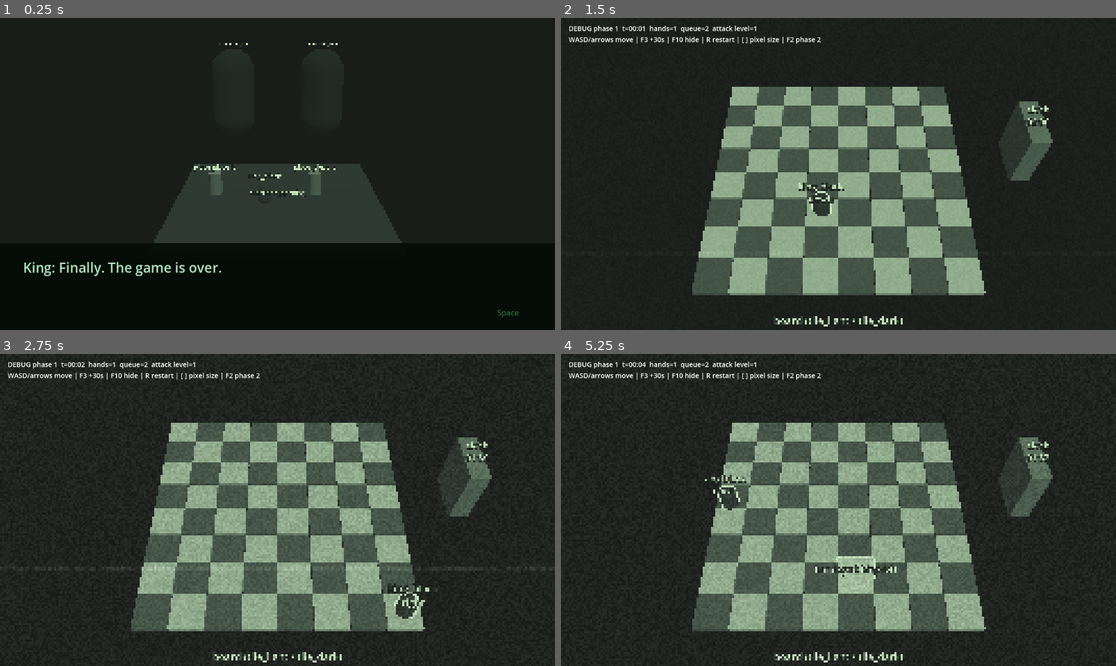
Above: before the commit, frames 1-4 (two rows, left to right).
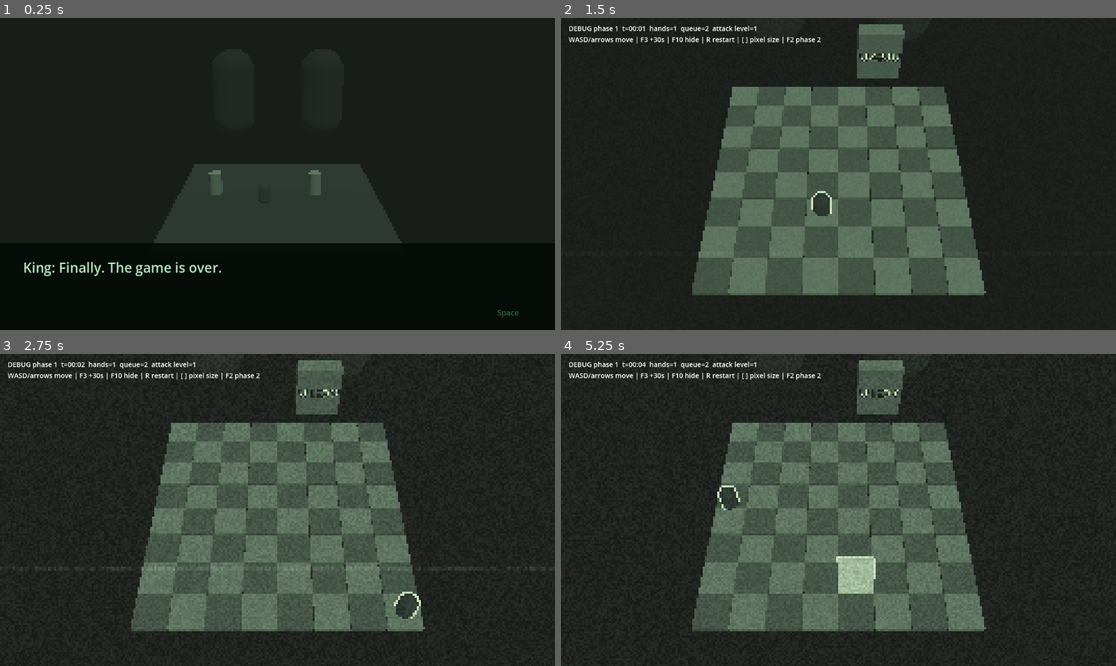
Above: after the commit, the same moments.

Repository: gitSQUASHed/chess--cosmic-horror
Game: Godot game, scene res://src/main.tscn
Same seed, same stepped clock (60 frames per second), same inputs: the game is played once before the commit and once after it.
Inputs:
- Up to frame 1 (0.25 s): no input
- Up to frame 2 (1.5 s): tap Enter at 0.5 s; hold D (move_right) 0.53-1.28 s; hold Space (confirm) 0.53-1.28 s; hold S (move_down) from 1.28 s (still down); tap R at 1.35 s
- Up to frame 3 (2.75 s): release S (move_down) at 2.03 s; hold D (move_right) from 2.03 s (still down); tap Enter at 2.1 s
- Up to frame 4 (5.25 s): release D (move_right) at 2.78 s; hold W (move_up) 2.78-3.53 s; tap one key every 0.75 s from 2.85 s: 1 2 3 4; hold A (move_left) 3.53-5.03 s; hold S (move_down) from 5.03 s (still down)

The runs differ from the first frame. In frame 1, 0.3% of the frame differs, in the area x 34-61%, y 8-58%; in frame 2, 17%, in the area x 24-89%, y 2-99%; in frame 3, 17%; in frame 4, 17%.

Commit message:
[STYLE] adjust some more

Diff:
--- a/src/core/constants.gd
+++ b/src/core/constants.gd
@@ -5,8 +5,8 @@
 const BOARD_TILES := 8
 const PHASE_ONE_SECONDS := 120.0
 const PHASE_TWO_ENDURANCE_SECONDS := 600.0
-## The planned long-run target is about 500 tiles; kept short so a full run is testable.
-const PHASE_TWO_ESCAPE_TILES := 60
+## Tiles from the start to the escape edge (the planned long-run target).
+const PHASE_TWO_ESCAPE_TILES := 500
 ## Seconds between a hand appearing (or its shadow / marked tile) and its attack. Never shorter,
 ## and it does not shrink over time; attacks get faster through Hands.speed_scale instead.
 const MIN_TELEGRAPH := 1.0
@@ -30,8 +30,8 @@
 ## Phase 2 vertical field of view. Narrow, so the view is close to isometric with only mild
 ## perspective.
 const PHASE2_FOV_DEG := 25.0
-## Phase 2 camera distance. With the fov above, about 12 tiles of ground fill the screen height
-## after the calm fisheye magnification.
-const PHASE2_DISTANCE := 31.0 * PHASE2_TILE_SIZE
+## Phase 2 camera distance. Pulled back so the island still fits under the strong calm fisheye,
+## which magnifies the centre and squeezes the edges.
+const PHASE2_DISTANCE := 36.0 * PHASE2_TILE_SIZE
 ## Pillars farther than this from the king sink into the void; closer ones rise out of it.
 const PILLAR_REVEAL_RADIUS := 8
--- a/src/core/palette.gd
+++ b/src/core/palette.gd
@@ -6,7 +6,8 @@
 const HAND := Color("d93a3a")
 const KING_WHITE_SIDE := Color("7be08a")
 const KING_BLACK_SIDE := Color("1f7a36")
-const TILE_LIGHT := Color("e8e8e8")
+## Light squares are kept below white so hands and outlines stay the brightest things on the board.
+const TILE_LIGHT := Color("bdbdbd")
 const TILE_DARK := Color("8c8c8c")
 const PILLAR := Color("c4c4c4")
 const WALL := Color("a8a8ff")
--- a/src/fx/screen_effects.gd
+++ b/src/fx/screen_effects.gd
@@ -65,7 +65,9 @@
 			target_vignette = 0.1 + 0.4 * _threat
 			target_grain = 0.16 + 0.3 * _threat
 			target_static = 0.05 + 0.4 * _threat
-			target_fisheye = 0.12 + 0.2 * _threat
+			# Strong barrel: tiles at the centre look about twice as big as those at the edge of
+			# the revealed island.
+			target_fisheye = 0.75 + 0.2 * _threat
 			target_bloom = BLOOM_MAX * _threat * _threat
 			target_boost = Presets.THREAT_BOOST * _threat
 			if _threat > 0.35:
--- a/src/models/placeholders.gd
+++ b/src/models/placeholders.gd
@@ -1,7 +1,6 @@
 class_name Placeholders
 extends RefCounted
-## Single factory for every model. Today it builds coloured primitives with a floating name
-## label. Real models replace them here (see try_real_model) without touching gameplay code.
+## Single factory for every model. Today it builds coloured primitives (no name labels). Real models replace them here (see try_real_model) without touching gameplay code.
 ## Hands are red, the king is green, tiles and pillars are white/gray.
 
 const MODEL_DIR := "res://src/assets/models/"
@@ -11,7 +10,7 @@
 
 
 ## Builds a placeholder (or the real model, if present) for `placeholder_name`.
-static func make(placeholder_name: String, shape: String, size: Vector3, colour: Color, with_label: bool = true) -> Node3D:
+static func make(placeholder_name: String, shape: String, size: Vector3, colour: Color) -> Node3D:
 	var real := try_real_model(placeholder_name)
 	if real != null:
 		return real
@@ -41,18 +40,6 @@
 	body.material_override = material
 	body.position.y = size.y * 0.5
 	root.add_child(body)
-	if not with_label:
-		return root
-	var label := Label3D.new()
-	label.name = "Label"
-	label.text = placeholder_name
-	label.font_size = 32
-	label.pixel_size = 0.008
-	label.billboard = BaseMaterial3D.BILLBOARD_ENABLED
-	label.no_depth_test = true
-	label.outline_size = 8
-	label.position.y = size.y + 0.25
-	root.add_child(label)
 	return root
 
 
@@ -67,14 +54,6 @@
 				if instance != null:
 					return instance
 	return null
-
-
-static func set_subtitle(model: Node3D, subtitle: String) -> void:
-	var label := model.get_node_or_null("Label") as Label3D
-	if label != null:
-		var base := String(model.get_meta("base_name", label.text.get_slice("\n", 0)))
-		model.set_meta("base_name", base)
-		label.text = base if subtitle == "" else base + "\n" + subtitle
 
 
 static func set_brightness(model: Node3D, brightness: float) -> void:
@@ -219,13 +198,13 @@
 
 
 static func tile(is_light: bool) -> Node3D:
-	return make("tile_light" if is_light else "tile_dark", "box", Vector3(0.98, 0.2, 0.98), Palette.TILE_LIGHT if is_light else Palette.TILE_DARK, false)
+	return make("tile_light" if is_light else "tile_dark", "box", Vector3(0.98, 0.2, 0.98), Palette.TILE_LIGHT if is_light else Palette.TILE_DARK)
 
 
 ## A cube-like pillar: `width` is the tile size in metres (a small gap leaves visible seams),
 ## `height` its full height so its top lines up with the collision box.
 static func pillar(width: float = 1.0, height: float = 1.0) -> Node3D:
-	return make("pillar", "box", Vector3(width * 0.94, height, width * 0.94), Palette.PILLAR, false)
+	return make("pillar", "box", Vector3(width * 0.94, height, width * 0.94), Palette.PILLAR)
 
 
 static func wall_segment() -> Node3D:
@@ -233,7 +212,23 @@
 
 
 static func clock() -> Node3D:
-	return make("clock", "box", Vector3(0.6, 2.0, 1.6), Palette.PROP)
+	var model := make("clock", "box", Vector3(1.6, 2.0, 0.6), Palette.PROP)
+	# The clock's time readout: large digits so they survive the pixelation.
+	var face := Label3D.new()
+	face.name = "Time"
+	face.font_size = 72
+	face.pixel_size = 0.008
+	face.billboard = BaseMaterial3D.BILLBOARD_ENABLED
+	face.outline_size = 12
+	face.position = Vector3(0.0, 1.2, 0.35)
+	model.add_child(face)
+	return model
+
+
+static func set_clock_time(model: Node3D, text: String) -> void:
+	var face := model.get_node_or_null("Time") as Label3D
+	if face != null:
+		face.text = text
 
 
 static func silhouette(side: String) -> Node3D:
--- a/src/phase1/phase1.gd
+++ b/src/phase1/phase1.gd
@@ -25,8 +25,8 @@
 	_build_board()
 	_build_edges()
 	_clock = Placeholders.clock()
-	var clock_x := -1.8 if context.run_config.escape_side < 0 else Constants.BOARD_TILES + 1.8
-	_clock.position = Vector3(clock_x, 0.0, 3.5)
+	# Behind the board between the players, shifted toward the side of the good ending.
+	_clock.position = Vector3(Constants.BOARD_TILES * 0.5 + 1.5 * context.run_config.escape_side, 0.0, -0.8)
 	add_child(_clock)
 	_king = Phase1King.new()
 	_king.setup(context.run_config.king_is_white)
@@ -52,7 +52,7 @@
 	_director.tick(delta)
 	_hands.tick(delta)
 	_king.try_move(_grid_input())
-	Placeholders.set_subtitle(_clock, _format_time(Constants.PHASE_ONE_SECONDS - _director.elapsed))
+	Placeholders.set_clock_time(_clock, _format_time(Constants.PHASE_ONE_SECONDS - _director.elapsed))
 	_debug_label.text = "DEBUG phase 1  t=%s  hands=%d  queue=%d  attack level=%d\nWASD/arrows move | F3 +30s | F10 hide | R restart | [ ] pixel size | F2 phase 2" % [
 		_format_time(_director.elapsed), _hands.hand_count(), _hands.queue_size(), _director.attack_level()]
 
@@ -76,14 +76,6 @@
 			var tile := Placeholders.tile((x + z) % 2 == 0)
 			tile.position = Vector3(x + 0.5, -0.1, z + 0.5)
 			board.add_child(tile)
-	var label := Label3D.new()
-	label.text = "board (tile_light / tile_dark)"
-	label.font_size = 32
-	label.pixel_size = 0.008
-	label.billboard = BaseMaterial3D.BILLBOARD_ENABLED
-	label.no_depth_test = true
-	label.position = Vector3(4.0, 0.3, Constants.BOARD_TILES + 0.8)
-	board.add_child(label)
 
 
 ## Invisible edge bodies on the wall layer so a physics query blocks moves off the board.
--- a/src/phase1/phase1_king.gd
+++ b/src/phase1/phase1_king.gd
@@ -50,7 +50,6 @@
 		return false
 	tile = target
 	is_moving = true
-	Placeholders.set_subtitle(_visual, _direction_name(direction))
 	ModelAnimator.play(_visual, "move")
 	if _tween != null and _tween.is_valid():
 		_tween.kill()
@@ -86,12 +85,3 @@
 	if not dead:
 		dead = true
 		captured.emit()
-
-
-func _direction_name(direction: Vector2i) -> String:
-	var names := {
-		Vector2i(0, -1): "up", Vector2i(1, -1): "up-right", Vector2i(1, 0): "right",
-		Vector2i(1, 1): "down-right", Vector2i(0, 1): "down", Vector2i(-1, 1): "down-left",
-		Vector2i(-1, 0): "left", Vector2i(-1, -1): "up-left",
-	}
-	return String(names.get(direction, ""))
--- a/src/phase1/silhouettes.gd
+++ b/src/phase1/silhouettes.gd
@@ -25,7 +25,8 @@
 
 ## World positions the hands emerge from, one per silhouette.
 func origins() -> Array[Vector3]:
-	return [Vector3(1.5, 0.0, -5.0), Vector3(6.5, 0.0, -5.0)]
+	# Close behind the board so their lower bodies show at the top of the Phase 1 frame.
+	return [Vector3(1.5, 0.0, -3.0), Vector3(6.5, 0.0, -3.0)]
 
 
 func _ready() -> void:
@@ -42,7 +43,8 @@
 		speech.billboard = BaseMaterial3D.BILLBOARD_ENABLED
 		speech.no_depth_test = true
 		speech.outline_size = 10
-		speech.position = positions[index] + Vector3(0.0, 6.2, 0.0)
+		# In front of the visible lower body, inside the frame.
+		speech.position = positions[index] + Vector3(0.0, 0.8, 1.4)
 		speech.visible = false
 		add_child(speech)
 		_speech.append(speech)
--- a/src/phase2/phase2.gd
+++ b/src/phase2/phase2.gd
@@ -6,8 +6,11 @@
 signal finished(result: String)
 
 ## Depth mist: how quickly everything below the pillar tops fades into the void colour (per
-## metre). About 0.86 at the base of a 2 m pillar, so pillar sides darken toward the void.
-const MIST_DENSITY := 1.0
+## metre). Pillar sides sink into darkness (about 0.96 at the base of a 2 m pillar), so holes
+## read as dark gaps.
+const MIST_DENSITY := 1.6
+## The mist starts just below the pillar tops so their top edges stay lit.
+const MIST_TOP := -0.05
 
 ## Metres per Phase 2 tile.
 const TILE := Constants.PHASE2_TILE_SIZE
@@ -26,6 +29,7 @@
 var _director := Phase2Director.new()
 var _guiding: Array[GuidingHand] = []
 var _ended := false
+var _falling := false
 var _debug_label: Label
 
 
@@ -79,7 +83,7 @@
 	environment.fog_light_color = Palette.VOID_BLACK
 	environment.fog_light_energy = 1.0
 	environment.fog_density = 0.0
-	environment.fog_height = PillarField.SURFACE_Y
+	environment.fog_height = PillarField.SURFACE_Y + MIST_TOP
 	environment.fog_height_density = MIST_DENSITY
 	environment.fog_sky_affect = 0.0
 	environment.fog_aerial_perspective = 0.0
@@ -91,6 +95,10 @@
 	_director.tick(delta)
 	_hands.tick(delta)
 	_field.update_around(_king.global_position)
+	# Falling into a hole: the camera stays at the surface so the king visibly drops into the mist.
+	if not _falling and _king.global_position.y < PillarField.SURFACE_Y - 0.5:
+		_falling = true
+		context.camera.release()
 	while _guiding.size() < _director.guiding_hands_wanted():
 		_spawn_guiding_hand()
 	threat = 0.0
@@ -172,12 +180,25 @@
 			spot = Vector2(rng.randf_range(low.x, high.x), high.y)
 			inward = Vector2.UP
 	var screen_dir := inward.rotated(rng.randf_range(-1.0, 1.0))
+	spot = _first_solid_spot(king_position, right, down, spot, screen_dir)
 	command.start = king_position + (right * spot.x + down * spot.y) * TILE
 	command.start.y = 0.0
 	command.direction = (right * screen_dir.x + down * screen_dir.y).normalized()
 	command.heading = atan2(command.direction.x, command.direction.z)
 	var travel := _exit_distance(spot, screen_dir, VIEW_RECT_TILES) + 2.0
 	command.active_override = travel / AttackDefinition.SWIPE_SPEED
+
+
+## Moves a swipe start inward along its path until it stands on a revealed pillar, so the
+## hand starts on the field instead of over the void. Keeps `spot` if no pillar is found.
+func _first_solid_spot(king_position: Vector3, right: Vector3, down: Vector3, spot: Vector2, direction: Vector2) -> Vector2:
+	var probe := spot
+	for step in range(60):
+		var world := king_position + (right * probe.x + down * probe.y) * TILE
+		if _field.has_pillar(PillarField.world_to_tile(world)):
+			return probe
+		probe += direction * 0.5
+	return spot
 
 
 func _exit_distance(spot: Vector2, direction: Vector2, view: Rect2) -> float:
--- a/src/phase2/pillar_field.gd
+++ b/src/phase2/pillar_field.gd
@@ -142,6 +142,11 @@
 
 func is_removed(tile: Vector2i) -> bool:
 	return _removed.has(tile)
+
+
+## True if a revealed, standing pillar is at `tile`.
+func has_pillar(tile: Vector2i) -> bool:
+	return _pillars.has(tile)
 
 
 func pillar_count() -> int:
@@ -206,7 +211,8 @@
 	var shape := BoxShape3D.new()
 	shape.size = Vector3(4000.0, 2.0, 4000.0)
 	shape_node.shape = shape
-	area.position = Vector3(0.0, -8.0, 0.0)
+	# Deep enough that a falling king stays visible for about a second as he sinks into the mist.
+	area.position = Vector3(0.0, -16.0, 0.0)
 	area.add_child(shape_node)
 	area.body_entered.connect(func(body: Node3D) -> void: void_entered.emit(body))
 	add_child(area)
Not shown, changed: AGENTS.md
Not shown, changed: docs/plan/gameplay/environment.md
Not shown, changed: docs/plan/gameplay/phase_1_board_cleanup.md
Not shown, changed: docs/plan/gameplay/phase_2_beyond_the_board.md
Not shown, changed: docs/plan/style/colors.md
Not shown, changed: docs/plan/style/shaders.md
Not shown, changed: docs/plan/style/visual_direction.md
Not shown, changed: docs/tasks/T-22-phase2-reference-look.md
Not shown, added: docs/tasks/T-24-playtest-round-2.md
